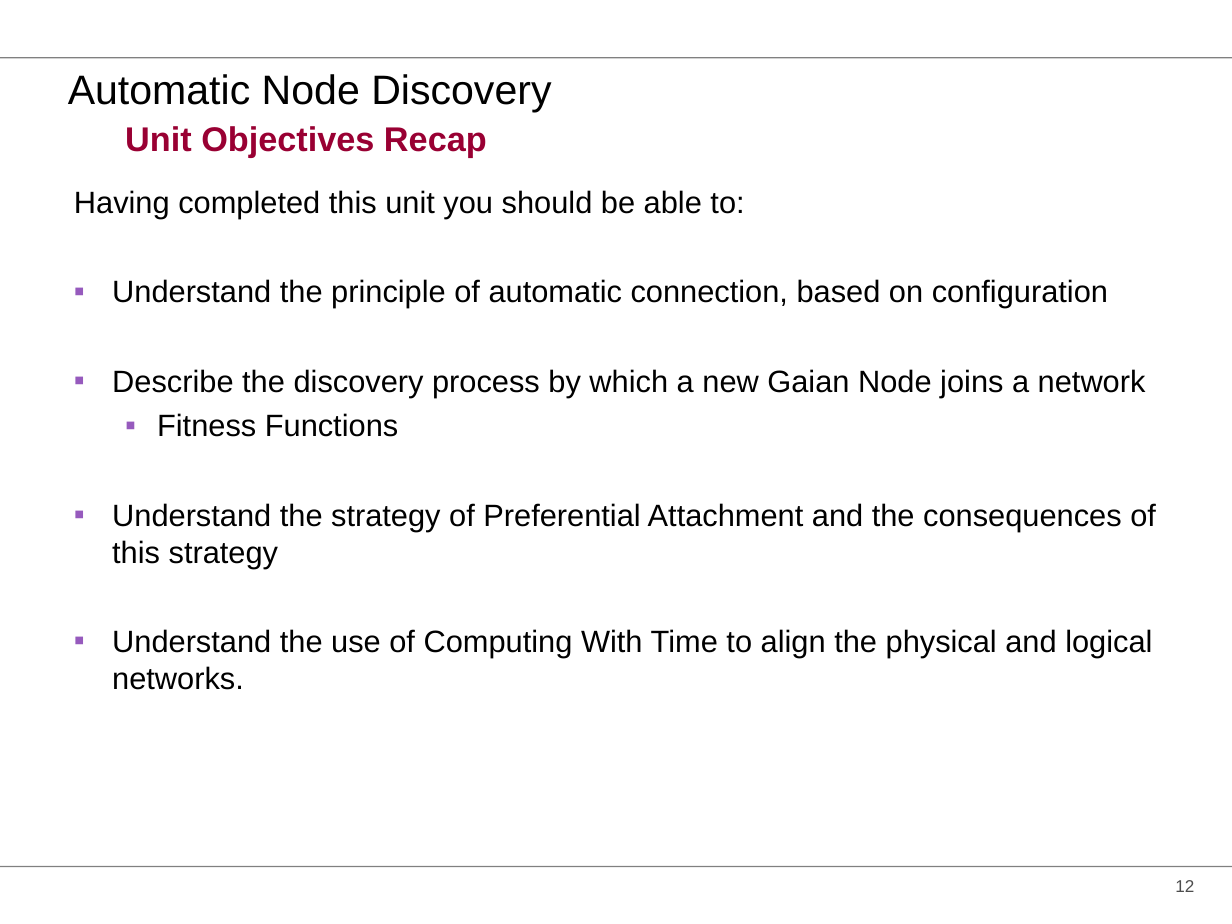
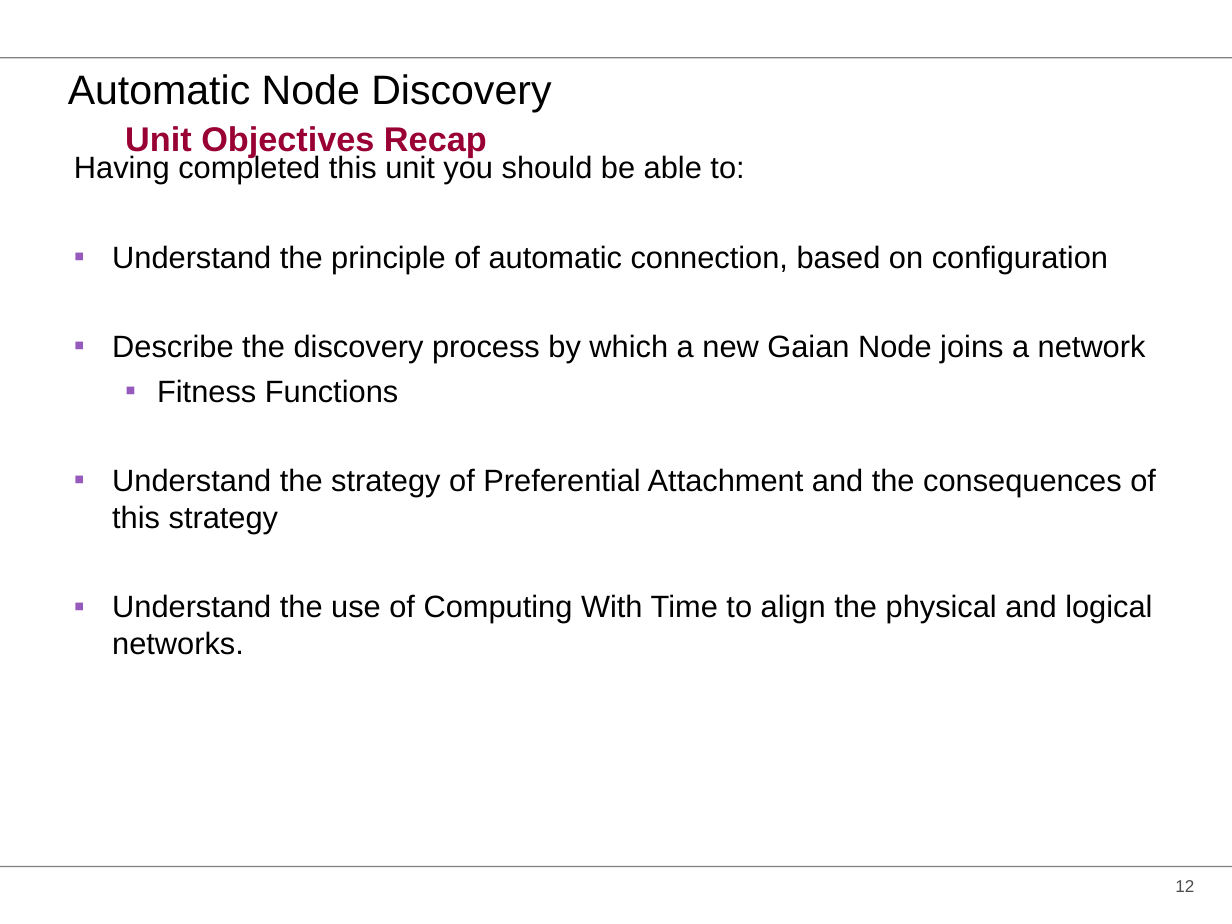
Before and after one commit to gaiandb/gaiandb, a slide deck: slide 12 of doc/Training/GaianDB Asset Training Day - Core Features 0.2.ppt. Drawn at 1232x924 pixels with LibreOffice and Linux fonts; fonts in the diff are those of the drawing; background and template pictures are left out. Boxes give left, top, right and bottom in pixels: in the first picture for what was removed or moved away, otherwise in the second. Text is boxed around its words. In the diff, an @@ line names an element or a change of style, - is before the commit and + after.

```diff
--- a/doc/Training/GaianDB Asset Training Day - Core Features 0.2.ppt
+++ b/doc/Training/GaianDB Asset Training Day - Core Features 0.2.ppt
@@ text "Having completed this unit you ..." moved from (x1=74, y1=190, x2=1156, y2=690) to (x1=74, y1=154, x2=1156, y2=655) @@
```
Also in this commit, not shown: 8 other slides changed, 3 other files.
